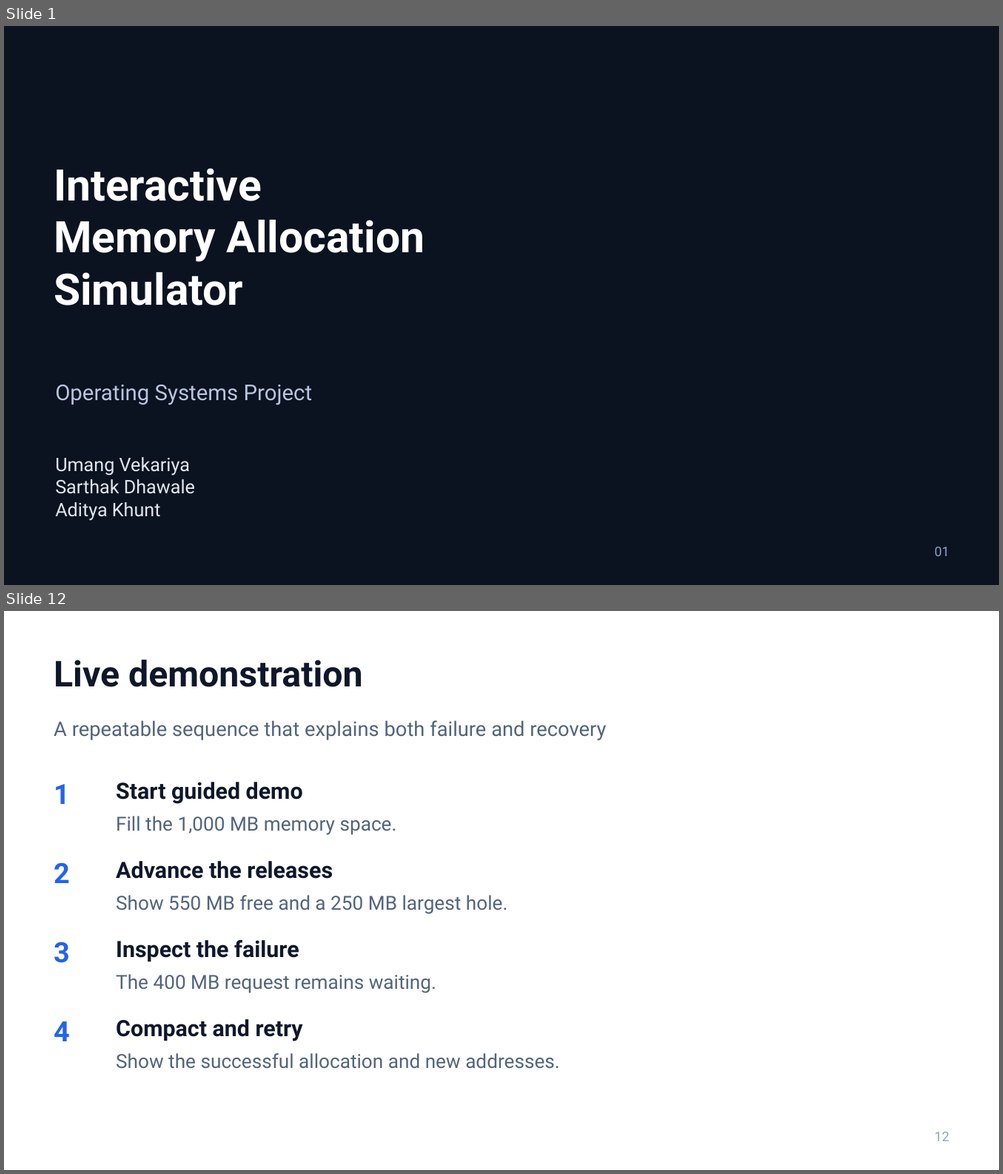
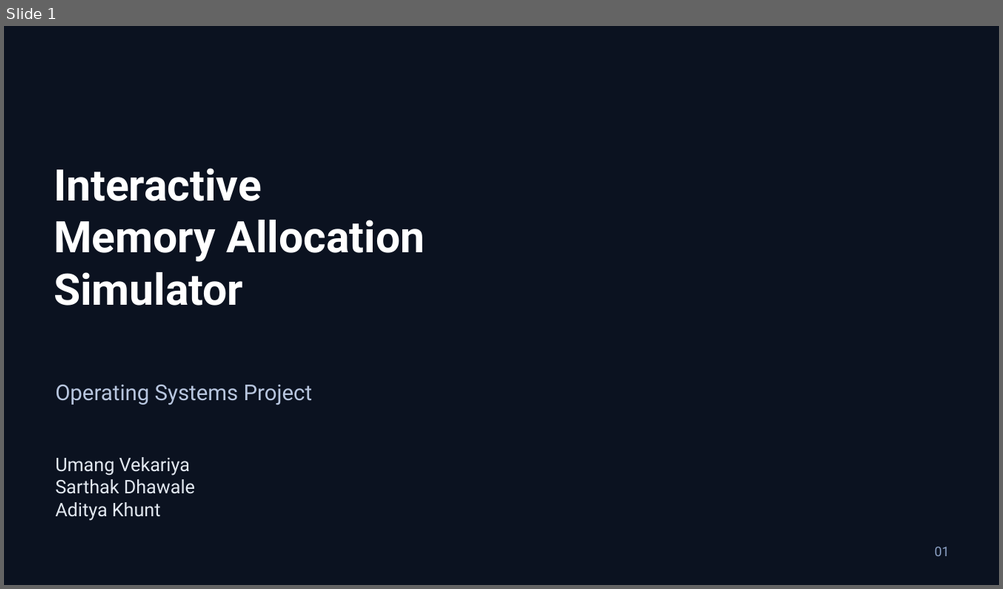
Before and after one commit to Umang-Vekariya/interactive-memory-allocation-simulator, a slide deck: docs/presentation/Interactive-Memory-Allocation-Simulator.pptx. Shown one above the other, each under a label of ours: slides 1 and 12 before the commit, slide 1 after it; the slides between them are not shown. The pictures are 1003x1174 and 1003x589 pixels, drawn with LibreOffice and Linux fonts; fonts in the diff are those of the drawing; background and template pictures are left out. Boxes give left, top, right and bottom in pixels: in the first picture for what was removed or moved away, otherwise in the second. Text is boxed around its words. In the diff, an @@ line names an element or a change of style, - is before the commit and + after.

Commit message:
Refocus OS presentation on allocation concepts and measured results

```diff
--- a/docs/presentation/Interactive-Memory-Allocation-Simulator.pptx
+++ b/docs/presentation/Interactive-Memory-Allocation-Simulator.pptx
@@ slide 12 removed at box(4, 611, 999, 1170), background #FFFFFF @@
@@ text removed at box(54, 659, 362, 687) @@
-Live demonstration
@@ text removed at box(54, 721, 606, 741) @@
-A repeatable sequence that explains both failure and recovery
@@ text removed at box(54, 784, 70, 804) @@
-1
@@ text removed at box(116, 782, 303, 804) @@
-Start guided demo
@@ text removed at box(116, 816, 397, 835) @@
-Fill the 1,000 MB memory space.
@@ text removed at box(54, 863, 70, 883) @@
-2
@@ text removed at box(116, 861, 333, 879) @@
-Advance the releases
@@ text removed at box(116, 895, 507, 914) @@
-Show 550 MB free and a 250 MB largest hole.
@@ text removed at box(54, 942, 70, 963) @@
-3
@@ text removed at box(116, 940, 299, 963) @@
-Inspect the failure
@@ text removed at box(116, 974, 436, 994) @@
-The 400 MB request remains waiting.
@@ text removed at box(54, 1022, 70, 1042) @@
-4
@@ text removed at box(116, 1019, 303, 1042) @@
-Compact and retry
@@ text removed at box(116, 1054, 560, 1069) @@
-Show the successful allocation and new addresses.
@@ text removed at box(934, 1132, 949, 1142) @@
-12
```
Also in this commit, not shown: 5 slides changed, 8 slides added, 11 other slides removed, 1 other file.
